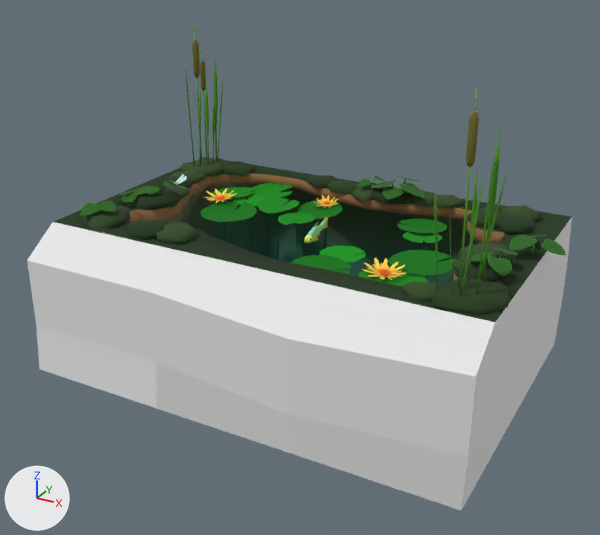
The glTF model FileStorage/Pond.glb, before and after one commit.
One viewpoint serves both versions: a camera (50 mm lens) standing at (9.51, -18.09, 7.89) and looking at (0.17, -1.11, -0.6). The lights are fixed; the arrows at lower left show +X, +Y and +Z. Where no turn or scale is listed for an object, it has been applied to the vertices.

In view in the first picture: 'Mask', 'Pond'.
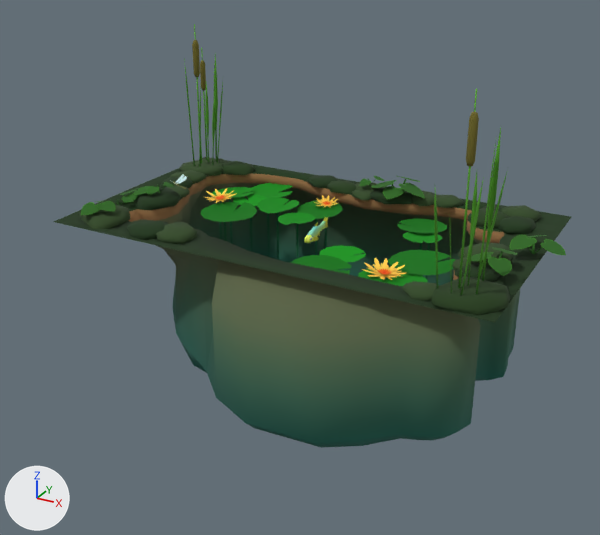
Changed parts and their boxes (x1, y1, x2, y2) in the pictures (600 x 535 px):
'Mask', deleted
    before: (27, 217, 572, 511)

Edits to the bpy script that builds the scene:
```text
Remove ob_mask:
    ob_mask = bpy.data.objects.new('Mask', me_plane_005)
    ob_mask.location = (0.0, 0.0, 0.0)
```
